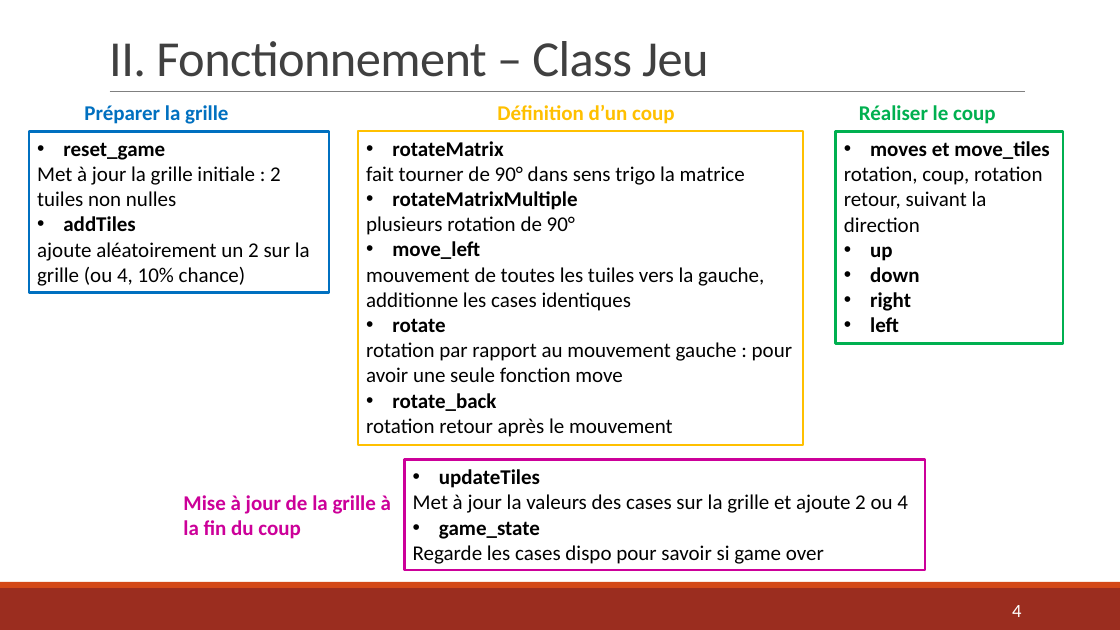
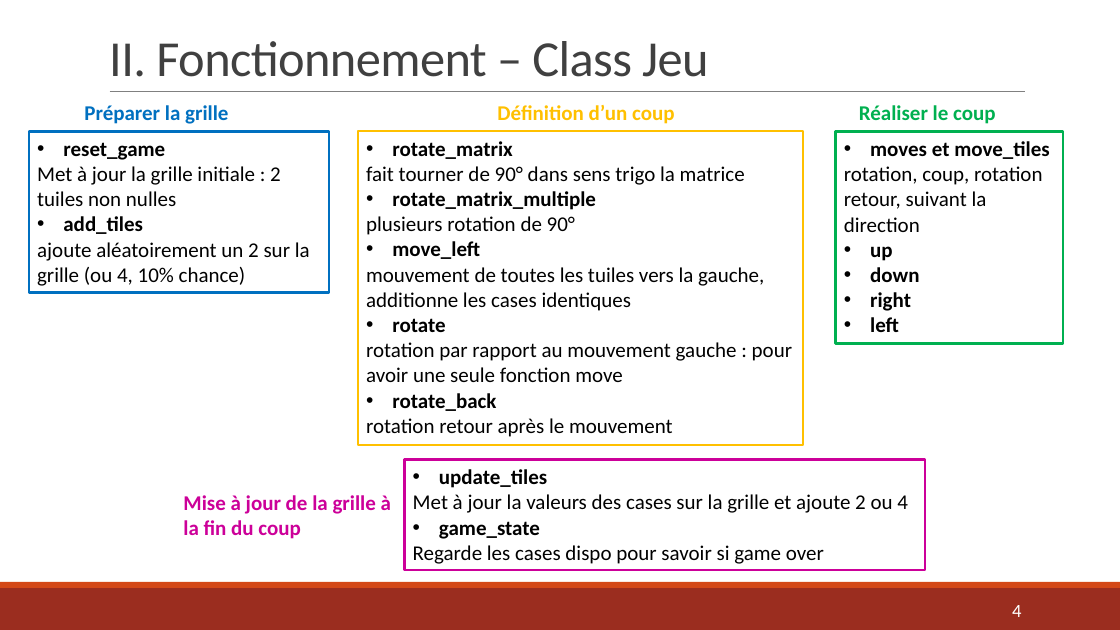
Before and after one commit to AlexandraDarco/prog_2048, a slide deck: slide 4 of Projet Info – Jeu 2048.pptx. Drawn at 1120x630 pixels with LibreOffice and Linux fonts; fonts in the diff are those of the drawing. Boxes give left, top, right and bottom in pixels: in the first picture for what was removed or moved away, otherwise in the second. Text is boxed around its words. In the diff, an @@ line names an element or a change of style, - is before the commit and + after.

```diff
--- a/Projet Info – Jeu 2048.pptx
+++ b/Projet Info – Jeu 2048.pptx
@@ text in rectangle at bbox=[392, 141, 512, 159]: text changed @@
-• rotateMatrix
+• rotate_matrix
@@ text in rectangle at bbox=[392, 191, 596, 210]: text changed @@
-• rotateMatrixMultiple
+• rotate_matrix_multiple
@@ text in rectangle at bbox=[63, 216, 143, 234]: text changed @@
-• addTiles
+• add_tiles
@@ text in rectangle at bbox=[439, 469, 547, 488]: text changed @@
-• updateTiles
+• update_tiles
```
Also in this commit, not shown: 2 other slides changed, 3 other files.
